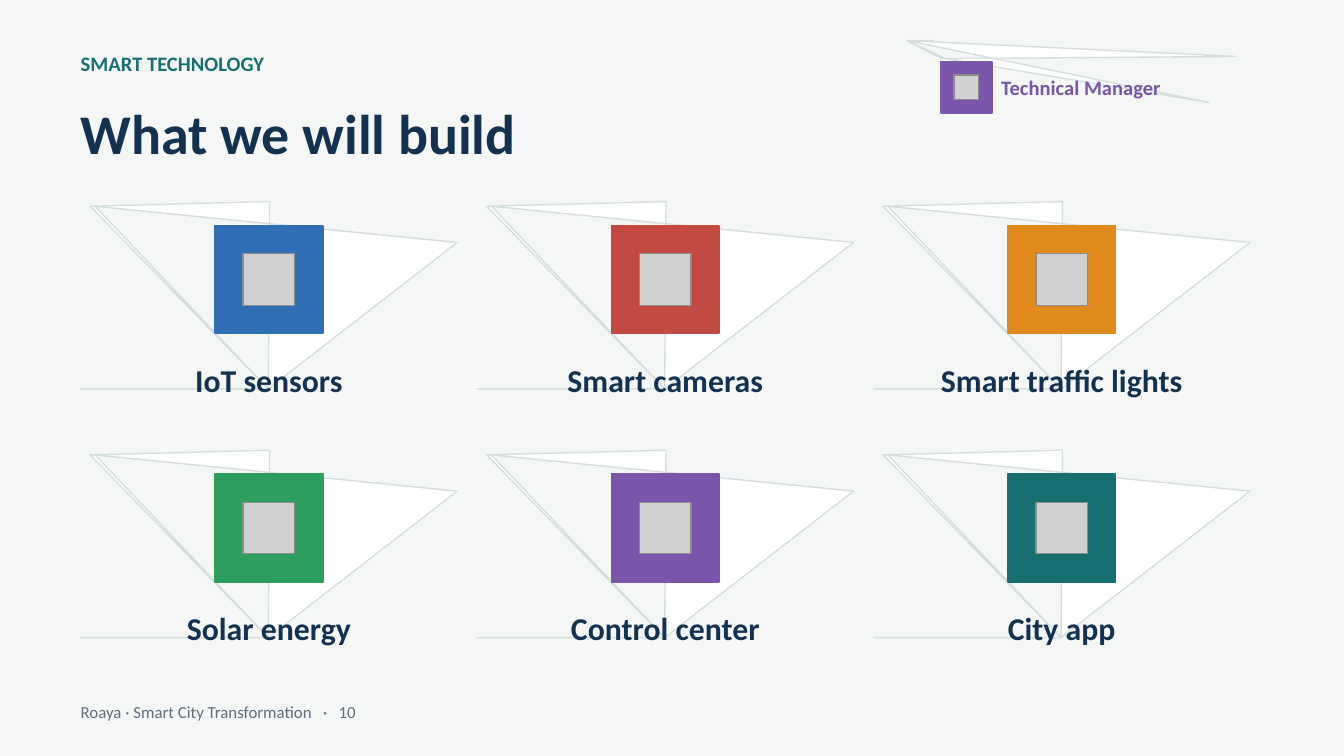
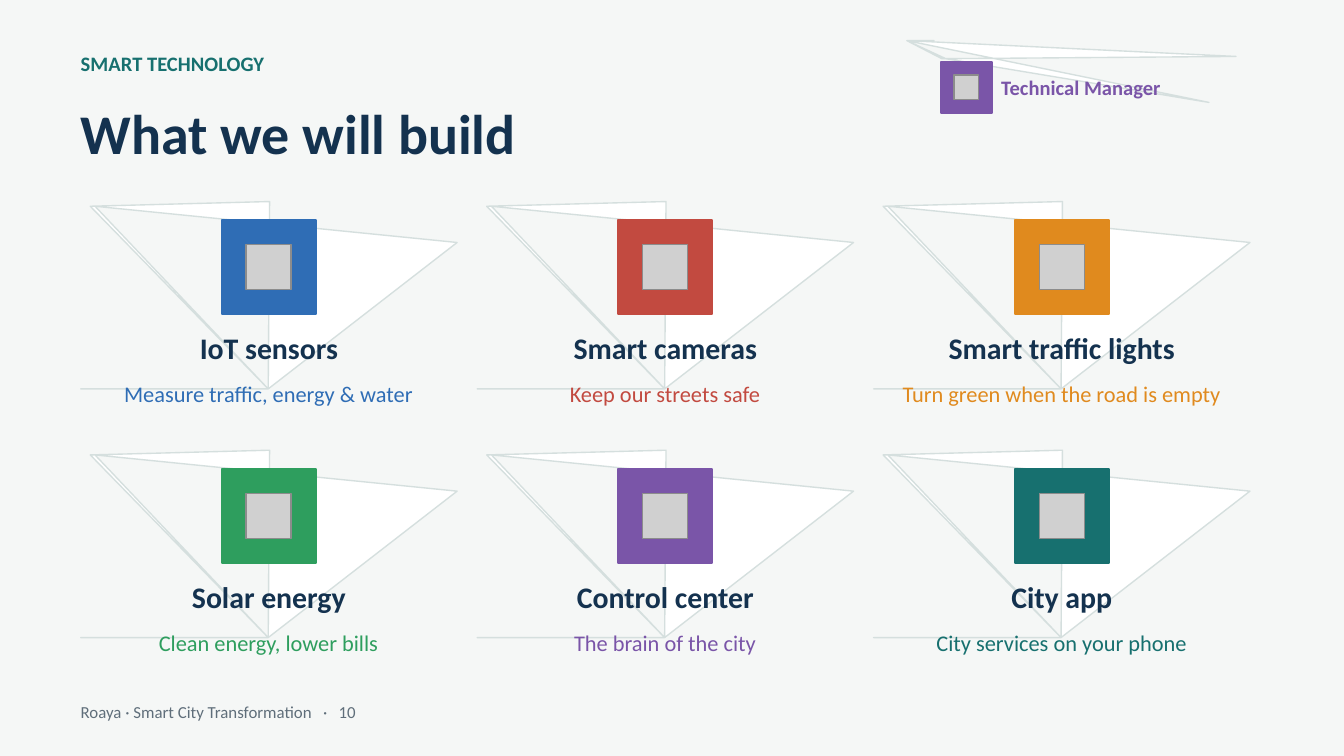
Before and after one commit to RahmaOshba/RahmaOshba, a slide deck: slide 10 of Roaya_Final/Roaya_Final_Presentation.ppt. Drawn at 1344x756 pixels with LibreOffice and Linux fonts; fonts in the diff are those of the drawing; grey boxes stand for pictures. Boxes give left, top, right and bottom in pixels: in the first picture for what was removed or moved away, otherwise in the second. Text is boxed around its words. In the diff, an @@ line names an element or a change of style, - is before the commit and + after.

```diff
--- a/Roaya_Final/Roaya_Final_Presentation.ppt
+++ b/Roaya_Final/Roaya_Final_Presentation.ppt
@@ rectangle: place and size @@
-rectangle at box(215, 226, 323, 333)
+rectangle at box(222, 220, 316, 314)
@@ rectangle: place and size @@
-rectangle at box(612, 226, 719, 333)
+rectangle at box(618, 220, 712, 314)
@@ rectangle: place and size @@
-rectangle at box(1008, 226, 1116, 333)
+rectangle at box(1015, 220, 1109, 314)
@@ picture: place and size @@
-picture at box(243, 254, 294, 305)
+picture at box(246, 245, 292, 290)
@@ picture: place and size @@
-picture at box(640, 254, 691, 305)
+picture at box(642, 245, 688, 290)
@@ picture: place and size @@
-picture at box(1036, 254, 1087, 305)
+picture at box(1039, 245, 1085, 290)
@@ text "IoT sensors": place and size @@
-text "IoT sensors" at box(195, 371, 343, 393)
+text "IoT sensors" at box(200, 339, 338, 360)
@@ text "Smart cameras": place and size @@
-text "Smart cameras" at box(567, 371, 763, 393)
+text "Smart cameras" at box(574, 339, 757, 360)
@@ text "Smart traffic lights": place and size @@
-text "Smart traffic lights" at box(941, 369, 1182, 398)
+text "Smart traffic lights" at box(949, 338, 1175, 364)
@@ text added at box(124, 386, 412, 406), 12 pt, text #2F6DB5 @@
+Measure traffic, energy & water
@@ text added at box(570, 386, 760, 406), 12 pt, text #C24A40 @@
+Keep our streets safe
@@ text added at box(903, 386, 1220, 406), 12 pt, text #E08A1E @@
+Turn green when the road is empty
@@ rectangle: place and size @@
-rectangle at box(215, 474, 323, 582)
+rectangle at box(222, 469, 316, 563)
@@ rectangle: place and size @@
-rectangle at box(612, 474, 719, 582)
+rectangle at box(618, 469, 712, 563)
@@ rectangle: place and size @@
-rectangle at box(1008, 474, 1116, 582)
+rectangle at box(1015, 469, 1109, 563)
@@ picture: place and size @@
-picture at box(243, 503, 294, 554)
+picture at box(246, 493, 292, 539)
@@ picture: place and size @@
-picture at box(640, 503, 691, 554)
+picture at box(642, 493, 688, 539)
@@ picture: place and size @@
-picture at box(1036, 503, 1087, 554)
+picture at box(1039, 493, 1085, 539)
@@ text "Solar energy": place and size @@
-text "Solar energy" at box(187, 617, 351, 646)
+text "Solar energy" at box(192, 587, 345, 613)
@@ text "Control center": place and size @@
-text "Control center" at box(571, 617, 760, 641)
+text "Control center" at box(577, 587, 754, 609)
@@ size 17 to 16 pt in 6 elements at box(200, 339, 338, 360), box(574, 339, 757, 360), box(949, 338, 1175, 364), box(192, 587, 345, 613), box(577, 587, 754, 609), box(1011, 587, 1112, 615) @@
@@ text "City app": place and size @@
-text "City app" at box(1008, 617, 1116, 645)
+text "City app" at box(1011, 587, 1112, 615)
@@ text added at box(159, 635, 378, 655), 12 pt, text #2E9E5E @@
+Clean energy, lower bills
@@ text added at box(574, 635, 756, 655), 12 pt, text #7A55A8 @@
+The brain of the city
@@ text added at box(936, 635, 1186, 655), 12 pt, text #17706F @@
+City services on your phone
```
Also in this commit, not shown: 4 other files.
